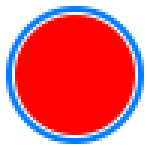
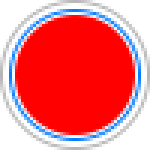
Layer changes from the first w=150, h=150 image to the second:
added layer "Ellipse 1 Kopie" above "Ellipse 1" over [0, 0, 150, 150]
painted on "Ellipse 1" over [6, 6, 144, 144]
